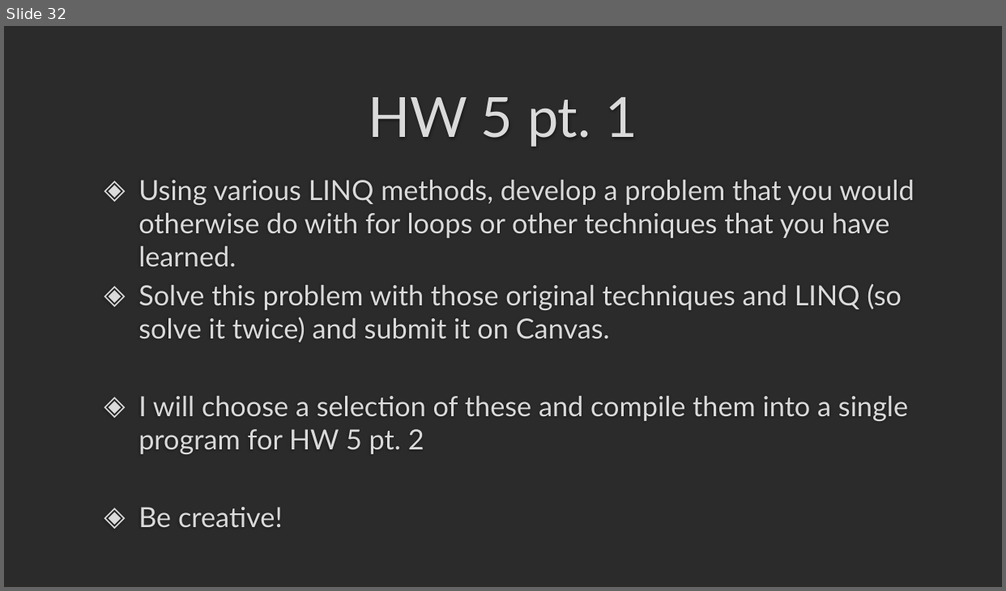
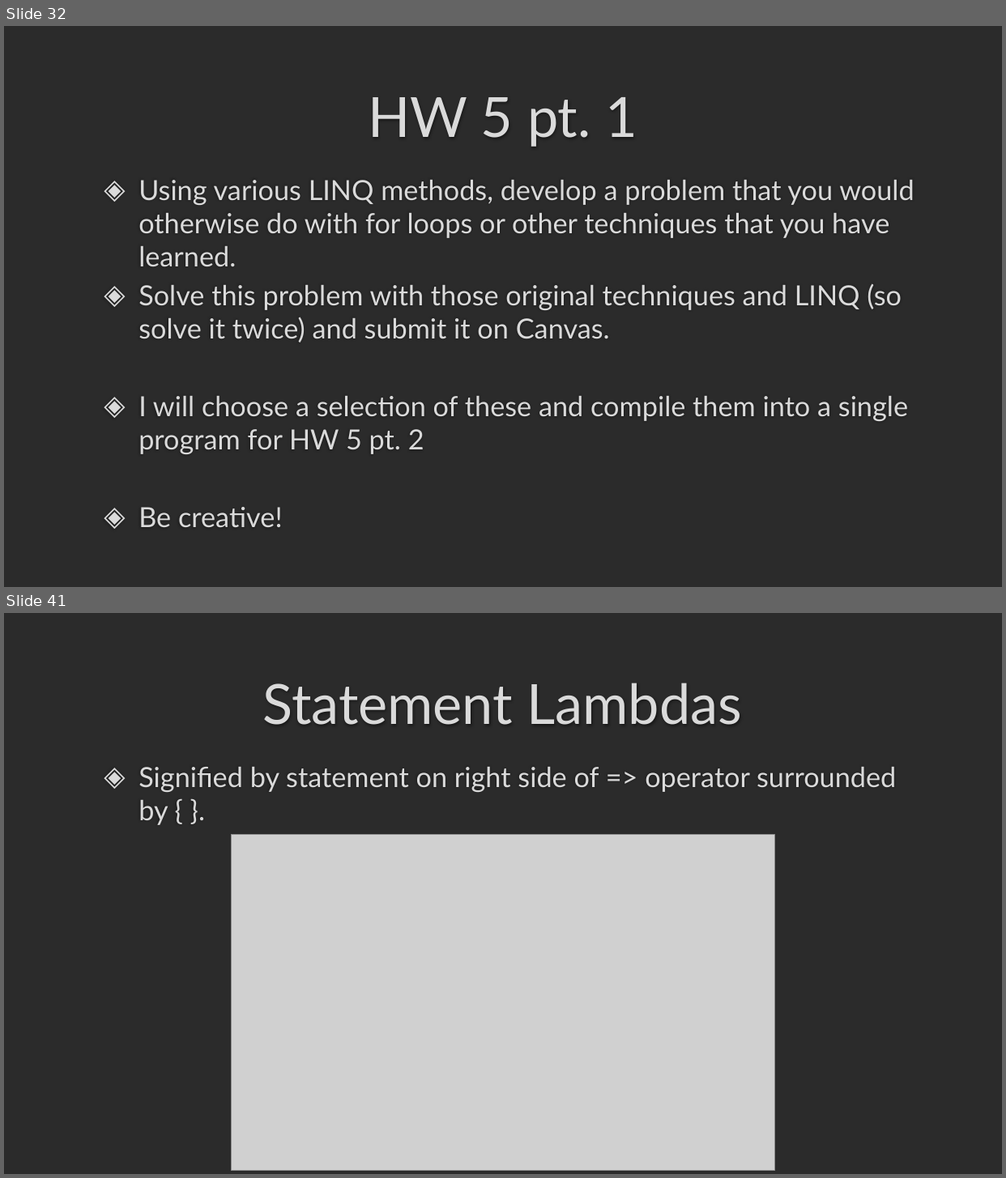
Before and after one commit to darrare/CS-3020, a slide deck: Documents/Powerpoints/5.0 LINQ and Lambda Expressions.pptx. Shown one above the other, each under a label of ours: slide 32 before the commit, slides 32 and 41 after it; the slides between them are not shown. The pictures are 1006x591 and 1006x1178 pixels, drawn with LibreOffice and Linux fonts; fonts in the diff are those of the drawing; grey boxes stand for pictures; background and template pictures are left out; a plain dark background stands for a picture behind light text. Boxes give left, top, right and bottom in pixels: in the first picture for what was removed or moved away, otherwise in the second. Text is boxed around its words. In the diff, an @@ line names an element or a change of style, - is before the commit and + after.

```diff
--- a/Documents/Powerpoints/5.0 LINQ and Lambda Expressions.pptx
+++ b/Documents/Powerpoints/5.0 LINQ and Lambda Expressions.pptx
@@ slide 41 added at <box>4,613,1002,1174</box>, background picture (left out) @@
@@ title added at <box>263,683,743,725</box>, 40 pt, text #DADADA @@
+Statement Lambdas
@@ text added at <box>138,767,896,825</box>, 20 pt, text #DADADA @@
+◈ Signified by statement on right side of => operator surrounded by { }.
@@ picture added at <box>232,835,775,1171</box> @@
```
Also in this commit, not shown: 10 other slides added, 27 other files.
